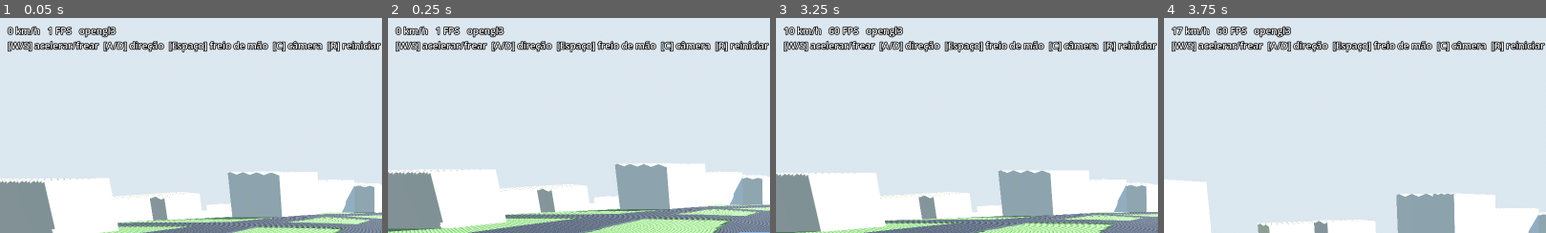
Above: before the commit, frames 1-4 (left to right).
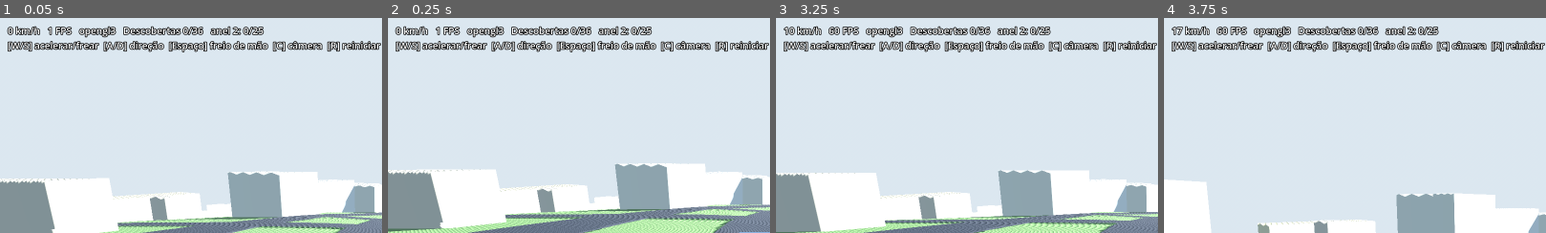
Above: after the commit, the same moments.

Repository: adventurelabsbrasil/cidade-alta
Game: Godot game, scene res://main.tscn
Two runs of this game, one before a commit and one after it. Both use one fixed random seed, a clock stepped at 60 frames per second and the inputs below.
Inputs:
- Up to frame 1 (0.05 s): no input
- Up to frame 2 (0.25 s): no input
- Up to frame 3 (3.25 s): hold D (direita) 0.53-1.28 s; tap W (acelerar) at 0.6, 2.3, 2.85 s; tap S (frear) at 0.8, 1.35, 3.05 s; hold Down 1.28-2.03 s; tap R (reiniciar) at 1.55 s; hold D (direita) 2.03-2.78 s; hold R (reiniciar) 2.03-2.78 s; hold Up from 2.78 s (still down)
- Up to frame 4 (3.75 s): release Up at 3.53 s; hold A (esquerda) from 3.53 s (still down); hold C (camera) from 3.53 s (still down)
The pictures show only the part of the screen within x 0-50%, y 0-50%; the shares and areas given below are measured in that part.

The runs differ from the first frame. In frame 1, 1.1% of the frame differs, in the area x 32-70%, y 3-8%; in frame 2, 1.1%; in frame 3, 1.1%; in frame 4, 1.1%.

Commit message:
feat(jogo): descoberta por proximidade — cartão, contador e save
Cada ponto do anel 1 tem uma zona de 40 m na rua mais próxima; ao entrar,
aparece um cartão com o nome real (landmark em dourado, decisão 010). O HUD
mostra "Descobertas x/36 · anel 2: peso/25" e avisa "anel 2 em breve" ao
bater o limiar. Save = JSON de ids em user://, gravado a cada descoberta
(decisão 008); o peso sai do id (landmark:* vale 2).

Pipeline: medir_pontos grava o gatilho (ponto da via mais próxima) e o novo
pontos_tile.py leva os pontos para o referencial de cada tile
(<tile>.pontos.json, mesma UTM do build_tile).

--autotest-descoberta leva o carro a cada ponto e confere cartão e save:
fatia 6/6, anel1 29/29 (peso 34, aviso do anel 2).

Refs #1.

Co-Authored-By: Claude Opus 5.5 <noreply@anthropic.com>
Claude-Session: https://claude.ai/code/session_01HKe8UkhhkKLcBR13tKABzh
Signed-off-by: Star Command <contato@adventurelabs.com.br>

Diff:
--- /dev/null
+++ b/game/descoberta/descobertas.gd
@@ -0,0 +1,150 @@
+## Descoberta por proximidade (decisão 008): cada ponto tem uma zona invisível na rua
+## mais próxima; o carro entra nela e aparece um cartão com o nome real do lugar.
+## Landmark (decisão 010) vale 2 e tem cartão próprio. Abrir o anel 2 pede o limiar
+## do anel (decisão 011); na v0 o jogo só avisa "anel 2 em breve".
+## Os pontos vêm de world/tiles/<tile>.pontos.json (pipeline/pontos_tile.py).
+class_name Descobertas
+extends CanvasLayer
+
+signal descoberto(ponto: Dictionary)
+
+const RAIO_M := 40.0            # raio da zona, medido no plano (sem altura)
+const CARTAO_S := 4.0           # tempo do cartão na tela
+const SAVE_PADRAO := "user://descobertas.json"
+
+var pontos: Array = []
+var anel := {}                  # resumo do anel inteiro: pontos, peso_total, limiar
+var ids := {}                   # id -> true, tudo o que já foi descoberto (todos os tiles)
+var save_path := SAVE_PADRAO
+var alvo: Node3D
+
+var _fila: Array[Dictionary] = []
+var _cartao_t := 0.0
+var _anel_avisado := false
+var _cartao: PanelContainer
+var _titulo: Label
+var _nome: Label
+var _sub: Label
+
+
+func setup(tile: String, carro: Node3D, caminho_save := SAVE_PADRAO) -> void:
+	alvo = carro
+	save_path = caminho_save
+	var arq := "res://world/tiles/%s.pontos.json" % tile
+	if FileAccess.file_exists(arq):
+		var data: Dictionary = JSON.parse_string(FileAccess.get_file_as_string(arq))
+		pontos = data["pontos"]
+		anel = data["anel"]
+	_carregar()
+	_anel_avisado = peso() >= limiar()
+	_montar_cartao()
+
+
+func peso() -> int:
+	# O peso sai do id: landmark vale 2 (decisão 010). Assim o save guarda só ids.
+	var total := 0
+	for id in ids:
+		total += 2 if String(id).begins_with("landmark:") else 1
+	return total
+
+
+func limiar() -> int:
+	return int(anel.get("limiar", 0))
+
+
+func contador() -> String:
+	if anel.is_empty():
+		return ""
+	var txt := "Descobertas %d/%d   anel 2: %d/%d" % [ids.size(), int(anel["pontos"]), peso(), limiar()]
+	return txt + ("  (em breve)" if peso() >= limiar() else "")
+
+
+func _physics_process(_delta: float) -> void:
+	if alvo == null:
+		return
+	var p := alvo.global_position
+	for ponto in pontos:
+		if ids.has(ponto["id"]):
+			continue
+		if Vector2(p.x - ponto["x"], p.z - ponto["z"]).length() <= RAIO_M:
+			_descobrir(ponto)
+
+
+func _descobrir(ponto: Dictionary) -> void:
+	ids[ponto["id"]] = true
+	_salvar()
+	_fila.append(ponto)
+	descoberto.emit(ponto)
+	if not _anel_avisado and peso() >= limiar():
+		_anel_avisado = true
+		_fila.append({"aviso": "Anel 2 em breve"})
+
+
+func _process(delta: float) -> void:
+	if _cartao_t > 0.0:
+		_cartao_t -= delta
+		_cartao.modulate.a = clampf(_cartao_t / 0.4, 0.0, 1.0)
+		if _cartao_t <= 0.0:
+			_cartao.visible = false
+	elif not _fila.is_empty():
+		_mostrar(_fila.pop_front())
+
+
+func _mostrar(ponto: Dictionary) -> void:
+	if ponto.has("aviso"):
+		_titulo.text = "PROGRESSO"
+		_nome.text = ponto["aviso"]
+		_sub.text = "%d de %d para abrir o próximo anel" % [peso(), limiar()]
+	else:
+		_titulo.text = "LANDMARK" if ponto["landmark"] else "DESCOBERTA"
+		_nome.text = ponto["nome"]
+		_sub.text = ponto["categoria"]
+	_titulo.modulate = Color(1.0, 0.8, 0.3) if ponto.get("landmark", false) else Color(0.8, 0.9, 1.0)
+	_cartao.visible = true
+	_cartao.modulate.a = 1.0
+	_cartao_t = CARTAO_S
+
+
+func _carregar() -> void:
+	if not FileAccess.file_exists(save_path):
+		return
+	var data = JSON.parse_string(FileAccess.get_file_as_string(save_path))
+	if data is Dictionary:
+		for id in data.get("descobertos", []):
+			ids[id] = true
+
+
+func _salvar() -> void:
+	# Grava a cada descoberta (decisão 008): JSON de ids em user://.
+	var f := FileAccess.open(save_path, FileAccess.WRITE)
+	f.store_string(JSON.stringify({"versao": 1, "descobertos": ids.keys()}, " "))
+
+
+func _montar_cartao() -> void:
+	_cartao = PanelContainer.new()
+	var estilo := StyleBoxFlat.new()
+	estilo.bg_color = Color(0.05, 0.07, 0.1, 0.82)
+	estilo.set_corner_radius_all(6)
+	estilo.set_content_margin_all(18)
+	_cartao.add_theme_stylebox_override("panel", estilo)
+	_cartao.set_anchors_and_offsets_preset(Control.PRESET_CENTER_TOP)
+	_cartao.position.y = 60
+	_cartao.grow_horizontal = Control.GROW_DIRECTION_BOTH
+	_cartao.visible = false
+	var caixa := VBoxContainer.new()
+	caixa.alignment = BoxContainer.ALIGNMENT_CENTER
+	_titulo = _rotulo(16)
+	_nome = _rotulo(32)
+	_sub = _rotulo(16)
+	_sub.modulate = Color(1, 1, 1, 0.7)
+	for l in [_titulo, _nome, _sub]:
+		caixa.add_child(l)
+	_cartao.add_child(caixa)
+	add_child(_cartao)
+
+
+func _rotulo(tamanho: int) -> Label:
+	var l := Label.new()
+	l.horizontal_alignment = HORIZONTAL_ALIGNMENT_CENTER
+	l.add_theme_font_size_override("font_size", tamanho)
+	return l
--- a/game/main.gd
+++ b/game/main.gd
@@ -3,6 +3,8 @@
 ## Linha de comando (depois de `--`):
 ##   --autotest   roda a física sem tela e imprime o resultado
 ##   --bench      gira a câmera em volta do carro e imprime o FPS
+##   --autotest-descoberta  leva o carro a cada ponto do tile e confere cartão e save
+##   --save=<caminho>       arquivo de descobertas (padrão user://descobertas.json)
 extends Node3D
 
 const DEFAULT_TILE := "fatia"
@@ -11,6 +13,7 @@
 @onready var car: Car = $Car
 @onready var camera: Camera3D = $Camera
 @onready var hud: Label = $HUD/Info
+@onready var descobertas: Descobertas = $Descobertas
 
 var spawn := Transform3D.IDENTITY
 var meta := {}
@@ -23,9 +26,14 @@
 func _ready() -> void:
 	_setup_input()
 	var tile := DEFAULT_TILE
+	var save := Descobertas.SAVE_PADRAO
 	for arg in OS.get_cmdline_user_args():
 		if arg.begins_with("--tile="):
 			tile = arg.trim_prefix("--tile=")
+		elif arg.begins_with("--save="):
+			save = arg.trim_prefix("--save=")
+	if "--autotest-descoberta" in OS.get_cmdline_user_args():
+		DirAccess.remove_absolute(ProjectSettings.globalize_path(save))  # começa do zero
 	var world: Node3D = load("res://world/tiles/%s.glb" % tile).instantiate()
 	world.name = "Tile"
 	add_child(world)
@@ -34,9 +42,12 @@
 	spawn = Transform3D(Basis(Vector3.UP, -float(s["heading_from_north"])), Vector3(s["x"], s["y"], s["z"]))
 	_add_bounds(float(meta["size_m"]) / 2.0)
 	_apply_palette(world)
+	descobertas.setup(tile, car, save)
 	reset_car()
 	var args := OS.get_cmdline_user_args()
-	if "--autotest" in args:
+	if "--autotest-descoberta" in args:
+		_mode = "descoberta"
+	elif "--autotest" in args:
 		_mode = "autotest"
 	elif "--bench" in args:
 		_mode = "bench"
@@ -91,9 +102,11 @@
 			_autotest()
 		"bench":
 			_bench(delta)
-	hud.text = "%d km/h   %d FPS   %s\n[W/S] acelerar/frear  [A/D] direção  [Espaço] freio de mão  [C] câmera  [R] reiniciar" % [
+		"descoberta":
+			_autotest_descoberta()
+	hud.text = "%d km/h   %d FPS   %s   %s\n[W/S] acelerar/frear  [A/D] direção  [Espaço] freio de mão  [C] câmera  [R] reiniciar" % [
 		absi(roundi(car.speed() * 3.6)), Engine.get_frames_per_second(),
-		RenderingServer.get_current_rendering_driver_name()]
+		RenderingServer.get_current_rendering_driver_name(), descobertas.contador()]
 
 
 func _autotest() -> void:
@@ -127,6 +140,26 @@
 			car.global_position.z, up_dot, car.wheels.filter(func(w): return w.is_colliding()).size()])
 
 
+func _autotest_descoberta() -> void:
+	# Põe o carro parado em cima de cada gatilho, um a cada 0,5 s, e no fim confere
+	# se todos viraram descoberta e se o save tem os mesmos ids.
+	var i := int(_t / 0.5)
+	if i < descobertas.pontos.size():
+		var p: Dictionary = descobertas.pontos[i]
+		car.global_position = Vector3(p["x"], car.global_position.y, p["z"])
+		car.linear_velocity = Vector3.ZERO
+		return
+	if _t < (descobertas.pontos.size() + 2) * 0.5:
+		return
+	var salvo: Dictionary = JSON.parse_string(FileAccess.get_file_as_string(descobertas.save_path))
+	var faltam: Array = descobertas.pontos.filter(func(p): return not descobertas.ids.has(p["id"]))
+	print("DESCOBERTA pontos=%d descobertos=%d salvos=%d peso=%d limiar=%d faltam=%s" % [
+		descobertas.pontos.size(), descobertas.ids.size(), salvo["descobertos"].size(),
+		descobertas.peso(), descobertas.limiar(), faltam.map(func(p): return p["nome"])])
+	print("CONTADOR ", descobertas.contador())
+	get_tree().quit()
+
+
 func _bench(delta: float) -> void:
 	# Câmera em órbita de 360° ao redor do carro, depois uma passada alta sobre o tile.
 	camera.set_physics_process(false)
--- a/game/main.tscn
+++ b/game/main.tscn
@@ -1,8 +1,9 @@
-[gd_scene load_steps=7 format=3]
+[gd_scene load_steps=8 format=3]
 
 [ext_resource type="Script" path="res://main.gd" id="1"]
 [ext_resource type="PackedScene" path="res://car/car.tscn" id="3"]
 [ext_resource type="Script" path="res://car/chase_camera.gd" id="4"]
+[ext_resource type="Script" path="res://descoberta/descobertas.gd" id="5"]
 
 [sub_resource type="ProceduralSkyMaterial" id="sky_mat"]
 sky_top_color = Color(0.35, 0.55, 0.82, 1)
@@ -50,3 +51,6 @@
 theme_override_font_sizes/font_size = 20
 theme_override_colors/font_outline_color = Color(0, 0, 0, 1)
 theme_override_constants/outline_size = 6
+
+[node name="Descobertas" type="CanvasLayer" parent="."]
+script = ExtResource("5")
--- /dev/null
+++ b/game/world/tiles/fatia.pontos.json
@@ -0,0 +1,64 @@
+{
+ "anel": {
+  "anel": 1,
+  "pontos": 36,
+  "peso_total": 41,
+  "limiar": 25
+ },
+ "pontos": [
+  {
+   "id": "w583973986",
+   "nome": "Praça Arquipélago dos Açores",
+   "categoria": "parque/praça",
+   "peso": 1,
+   "landmark": false,
+   "x": -326.5,
+   "z": -32.4
+  },
+  {
+   "id": "n5240320972",
+   "nome": "Cidade Alta",
+   "categoria": "bairro",
+   "peso": 1,
+   "landmark": false,
+   "x": -306.0,
+   "z": -44.1
+  },
+  {
+   "id": "n13512652370",
+   "nome": "Uniasselvi",
+   "categoria": "escola/universidade",
+   "peso": 1,
+   "landmark": false,
+   "x": -378.8,
+   "z": -39.1
+  },
+  {
+   "id": "n13512656357",
+   "nome": "Colégio Santa Teresinha",
+   "categoria": "escola/universidade",
+   "peso": 1,
+   "landmark": false,
+   "x": -351.9,
+   "z": -40.7
+  },
+  {
+   "id": "landmark:igreja-matriz",
+   "nome": "Igreja Matriz",
+   "categoria": "igreja",
+   "peso": 2,
+   "landmark": true,
+   "x": -305.1,
+   "z": -25.5
+  },
+  {
+   "id": "landmark:fonte-imperial",
+   "nome": "Fonte Imperial",
+   "categoria": "mirante/atração",
+   "peso": 2,
+   "landmark": true,
+   "x": -98.3,
+   "z": -211.5
+  }
+ ]
+}
--- /dev/null
+++ b/game/world/tiles/piloto-15nov.pontos.json
@@ -0,0 +1,64 @@
+{
+ "anel": {
+  "anel": 1,
+  "pontos": 36,
+  "peso_total": 41,
+  "limiar": 25
+ },
+ "pontos": [
+  {
+   "id": "w583973986",
+   "nome": "Praça Arquipélago dos Açores",
+   "categoria": "parque/praça",
+   "peso": 1,
+   "landmark": false,
+   "x": -326.5,
+   "z": -32.4
+  },
+  {
+   "id": "n5240320972",
+   "nome": "Cidade Alta",
+   "categoria": "bairro",
+   "peso": 1,
+   "landmark": false,
+   "x": -306.0,
+   "z": -44.1
+  },
+  {
+   "id": "n13512652370",
+   "nome": "Uniasselvi",
+   "categoria": "escola/universidade",
+   "peso": 1,
+   "landmark": false,
+   "x": -378.8,
+   "z": -39.1
+  },
+  {
+   "id": "n13512656357",
+   "nome": "Colégio Santa Teresinha",
+   "categoria": "escola/universidade",
+   "peso": 1,
+   "landmark": false,
+   "x": -351.9,
+   "z": -40.7
+  },
+  {
+   "id": "landmark:igreja-matriz",
+   "nome": "Igreja Matriz",
+   "categoria": "igreja",
+   "peso": 2,
+   "landmark": true,
+   "x": -305.1,
+   "z": -25.5
+  },
+  {
+   "id": "landmark:fonte-imperial",
+   "nome": "Fonte Imperial",
+   "categoria": "mirante/atração",
+   "peso": 2,
+   "landmark": true,
+   "x": -98.3,
+   "z": -211.5
+  }
+ ]
+}
Not shown, added: game/descoberta/descobertas.gd.uid
Not shown, changed: README.md
Not shown, changed: pipeline/medir_pontos.py
Not shown, added: pipeline/pontos_tile.py
